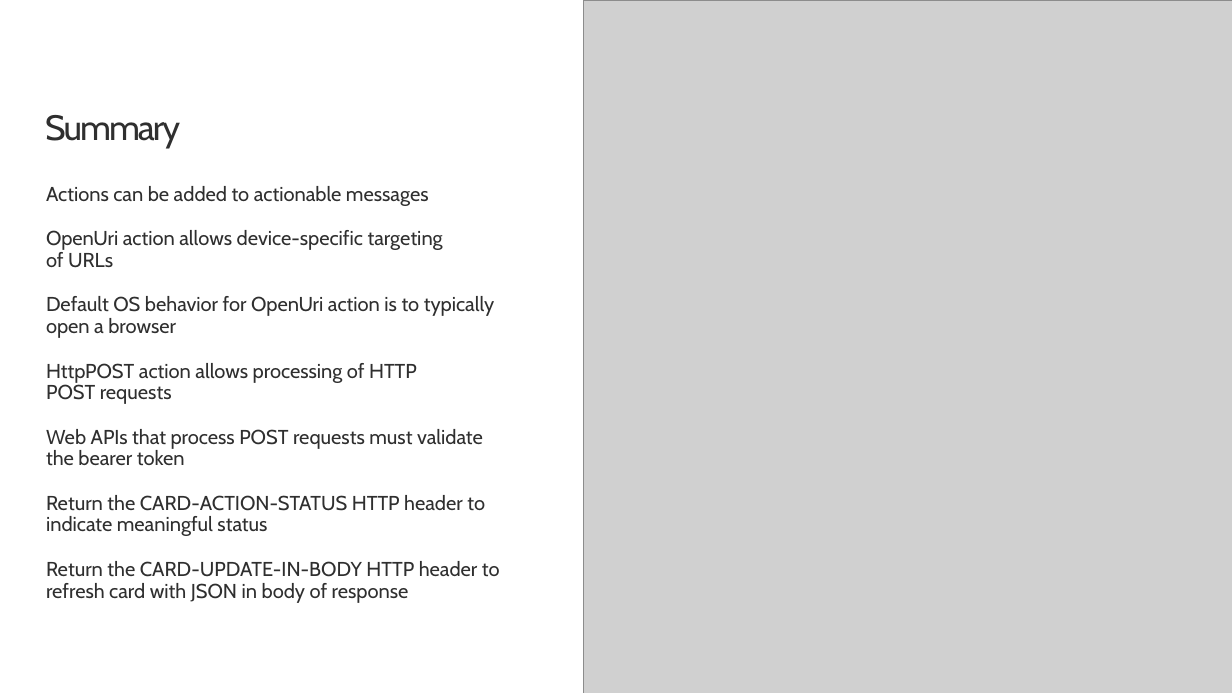
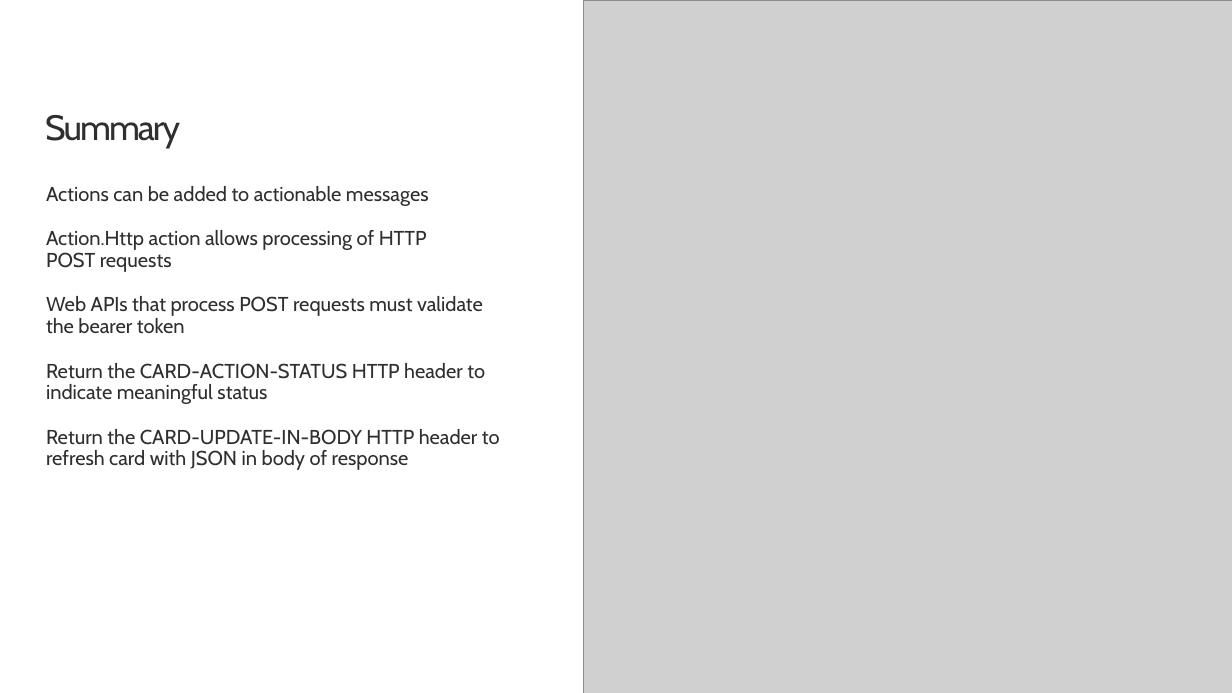
Before and after one commit to OfficeDev/TrainingContent, a slide deck: slide 12 of ConnectorActionableMsgs/03 Adaptive Cards/03 Handling Actions.pptx. Drawn at 1232x693 pixels with LibreOffice and Linux fonts; fonts in the diff are those of the drawing; grey boxes stand for pictures; background and template pictures are left out. Boxes give left, top, right and bottom in pixels: in the first picture for what was removed or moved away, otherwise in the second. Text is boxed around its words. In the diff, an @@ line names an element or a change of style, - is before the commit and + after.

```diff
--- a/ConnectorActionableMsgs/03 Adaptive Cards/03 Handling Actions.pptx
+++ b/ConnectorActionableMsgs/03 Adaptive Cards/03 Handling Actions.pptx
@@ text at (46, 230, 427, 272): text changed @@
-OpenUri action allows device-specific targeting
-of URLs
-Default OS behavior for OpenUri action is to typically open a browser
-HttpPOST action allows processing of HTTP
-POST requests
+Action.Http action allows processing of HTTP
+POST requests
```
Also in this commit, not shown: 3 other slides changed.
